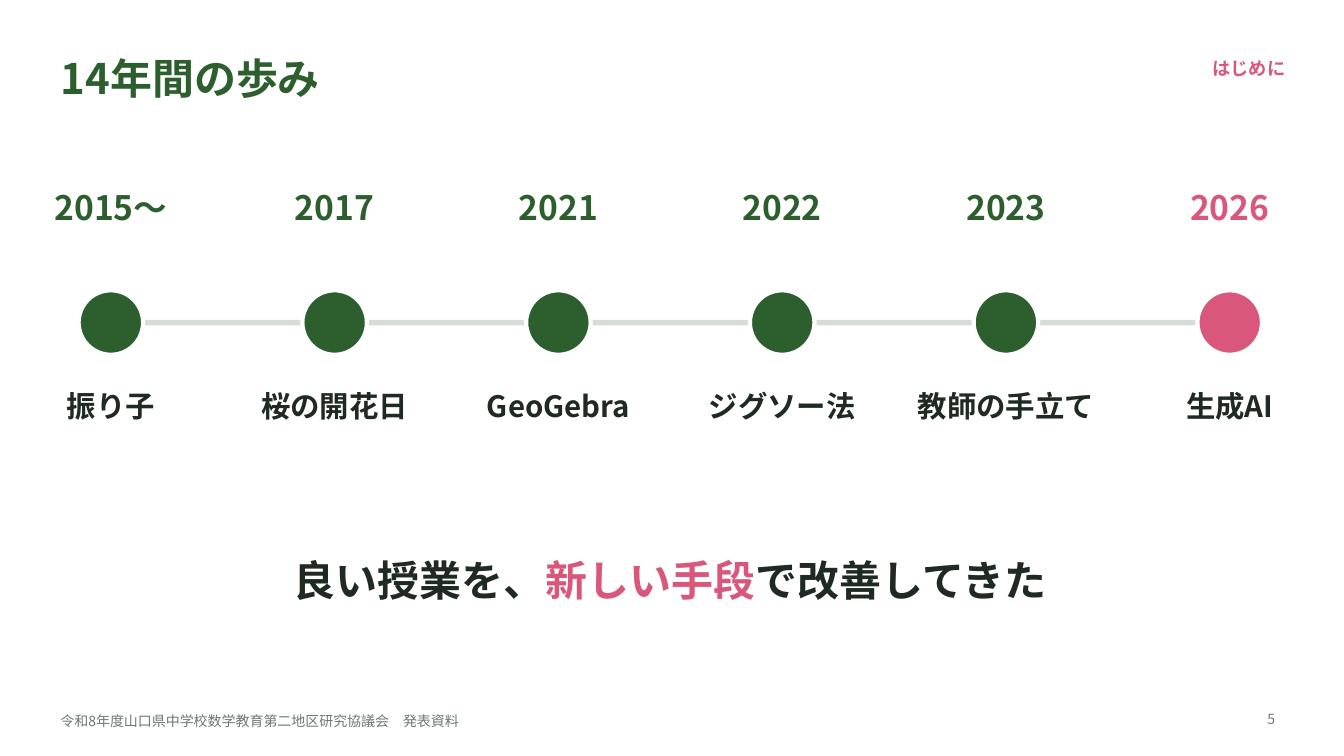
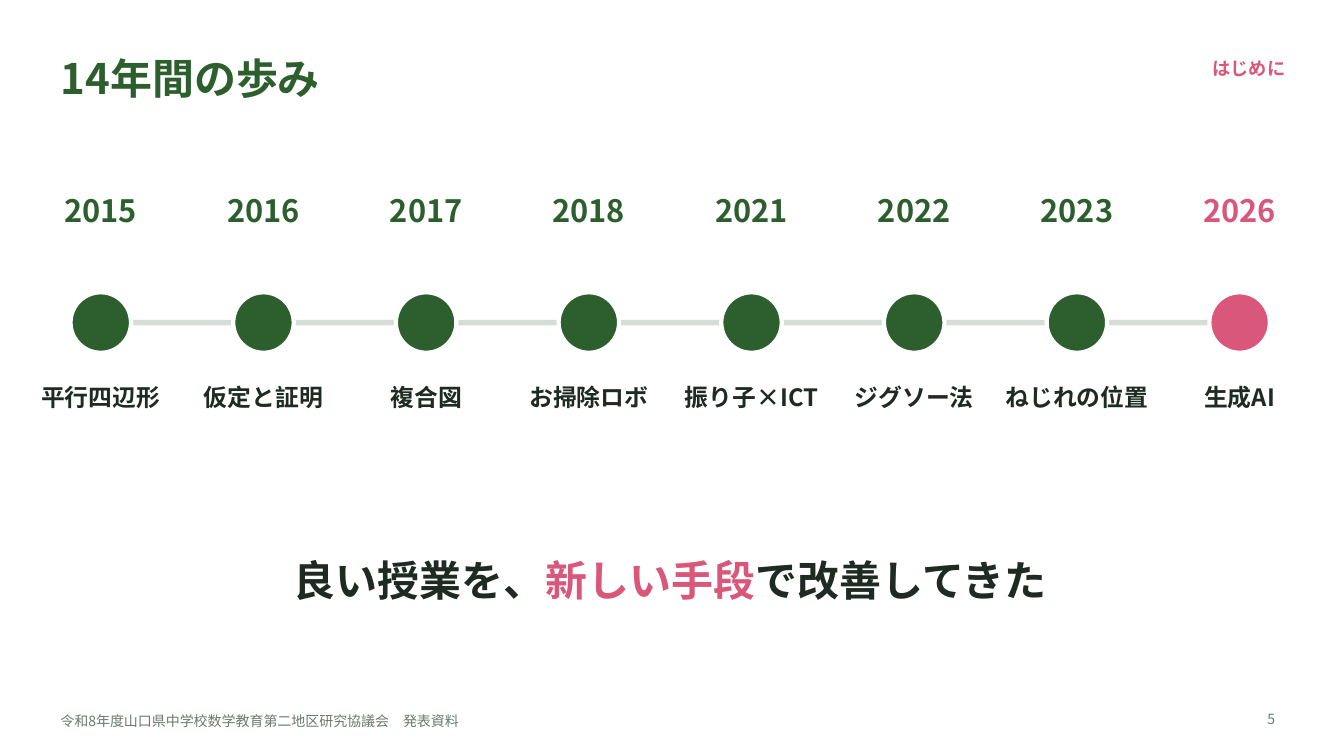
Before and after one commit to margiela14th-sudo/my-ai-project, a slide deck: slide 5 of 07_完成資料/県大会発表_生成AI授業再構築.pptx. Drawn at 1344x756 pixels with LibreOffice and Linux fonts; fonts in the diff are those of the drawing. Boxes give left, top, right and bottom in pixels: in the first picture for what was removed or moved away, otherwise in the second. Text is boxed around its words. In the diff, an @@ line names an element or a change of style, - is before the commit and + after.

```diff
--- a/07_完成資料/県大会発表_生成AI授業再構築.pptx
+++ b/07_完成資料/県大会発表_生成AI授業再構築.pptx
@@ text at <box>64,198,137,223</box>: text changed; size 24 to 22 pt @@
-2015〜
+2015
@@ text added at <box>227,198,300,223</box>, 22 pt, text #2C5F2D, bold @@
+2016
@@ text "2017": place and size @@
-text "2017" at <box>295,194,374,221</box>
+text "2017" at <box>390,198,463,223</box>
@@ text added at <box>553,198,626,223</box>, 22 pt, text #2C5F2D, bold @@
+2018
@@ size 24 to 22 pt in 5 elements at <box>1203,199,1276,223</box>, <box>1041,198,1114,223</box>, <box>390,198,463,223</box>, <box>878,198,951,223</box>, <box>715,198,788,223</box> @@
@@ text "2021": place and size @@
-text "2021" at <box>519,194,598,221</box>
+text "2021" at <box>715,198,788,223</box>
@@ text "2022": place and size @@
-text "2022" at <box>742,194,821,221</box>
+text "2022" at <box>878,198,951,223</box>
@@ text "2023": place and size @@
-text "2023" at <box>966,194,1045,221</box>
+text "2023" at <box>1041,198,1114,223</box>
@@ text "2026": place and size @@
-text "2026" at <box>1190,194,1269,221</box>
+text "2026" at <box>1203,199,1276,223</box>
@@ ellipse: place and size @@
-ellipse at <box>79,290,143,355</box>
+ellipse at <box>71,292,131,353</box>
@@ ellipse: place and size @@
-ellipse at <box>302,290,367,355</box>
+ellipse at <box>233,292,293,353</box>
@@ ellipse: place and size @@
-ellipse at <box>526,290,591,355</box>
+ellipse at <box>396,292,457,353</box>
@@ ellipse: place and size @@
-ellipse at <box>750,290,815,355</box>
+ellipse at <box>559,292,619,353</box>
@@ ellipse: place and size @@
-ellipse at <box>974,290,1038,355</box>
+ellipse at <box>722,292,782,353</box>
@@ ellipse added at <box>884,292,945,353</box>, fill #2C5F2D, outline #FFFFFF 3 pt @@
@@ ellipse added at <box>1047,292,1107,353</box>, fill #2C5F2D, outline #FFFFFF 3 pt @@
@@ ellipse: place and size @@
-ellipse at <box>1198,290,1262,355</box>
+ellipse at <box>1210,292,1270,353</box>
@@ line moved from (111, 323) - (1230, 323) to (101, 323) - (1240, 323) @@
@@ text added at <box>41,386,160,408</box>, 17 pt, text #1E2A22, bold @@
+平行四辺形
@@ text at <box>204,385,323,408</box>: text changed; size 21 to 17 pt @@
-桜の開花日
+仮定と証明
@@ text at <box>390,386,461,408</box>: text changed; size 21 to 17 pt @@
-GeoGebra
+複合図
@@ text added at <box>529,385,648,408</box>, 17 pt, text #1E2A22, bold @@
+お掃除ロボ
@@ text at <box>685,385,818,408</box>: text changed; size 21 to 17 pt @@
-振り子
+振り子×ICT
@@ text "ジグソー法" at <box>855,385,974,408</box>: size 21 to 17 pt @@
@@ text "ジグソー法": place and size @@
-text "ジグソー法" at <box>709,392,856,420</box>
+text "ジグソー法" at <box>855,385,974,408</box>
@@ text added at <box>1005,385,1148,408</box>, 17 pt, text #1E2A22, bold @@
+ねじれの位置
@@ text "生成AI": place and size @@
-text "生成AI" at <box>1186,392,1273,420</box>
+text "生成AI" at <box>1204,385,1275,408</box>
@@ text "生成AI" at <box>1204,385,1275,408</box>: size 21 to 17 pt @@
@@ text removed at <box>918,392,1094,420</box> @@
-教師の手立て
```
Also in this commit, not shown: 3 other slides changed, 1 slide added, 10 other files.
